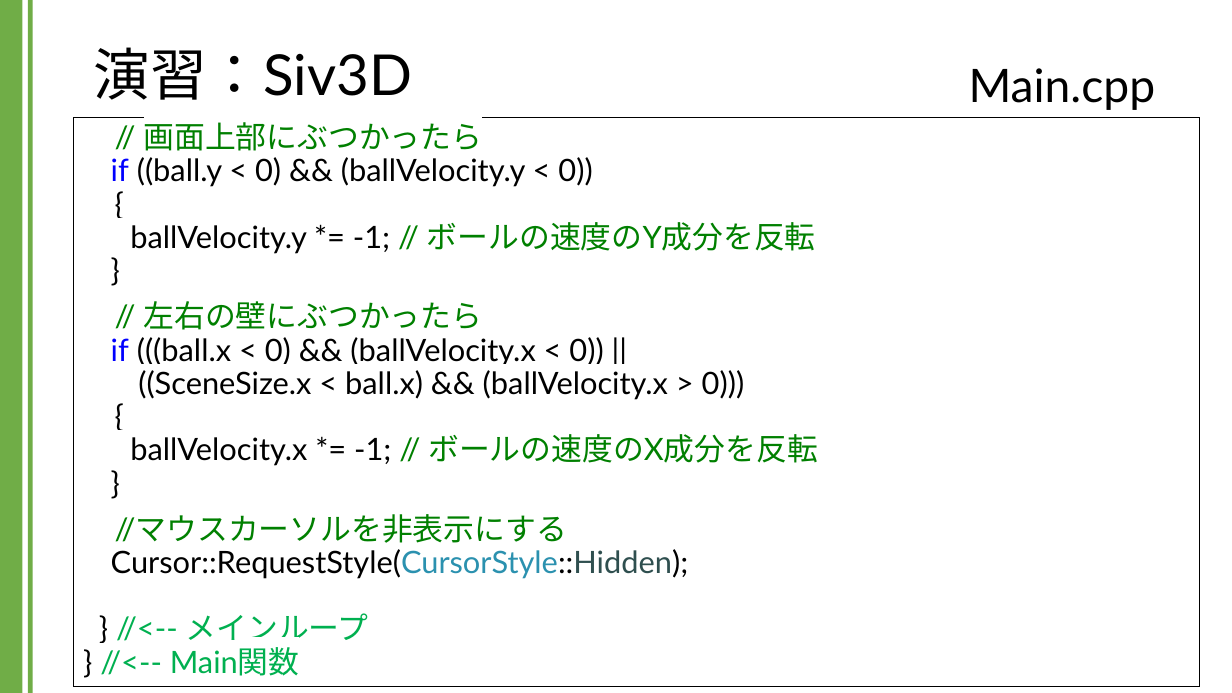
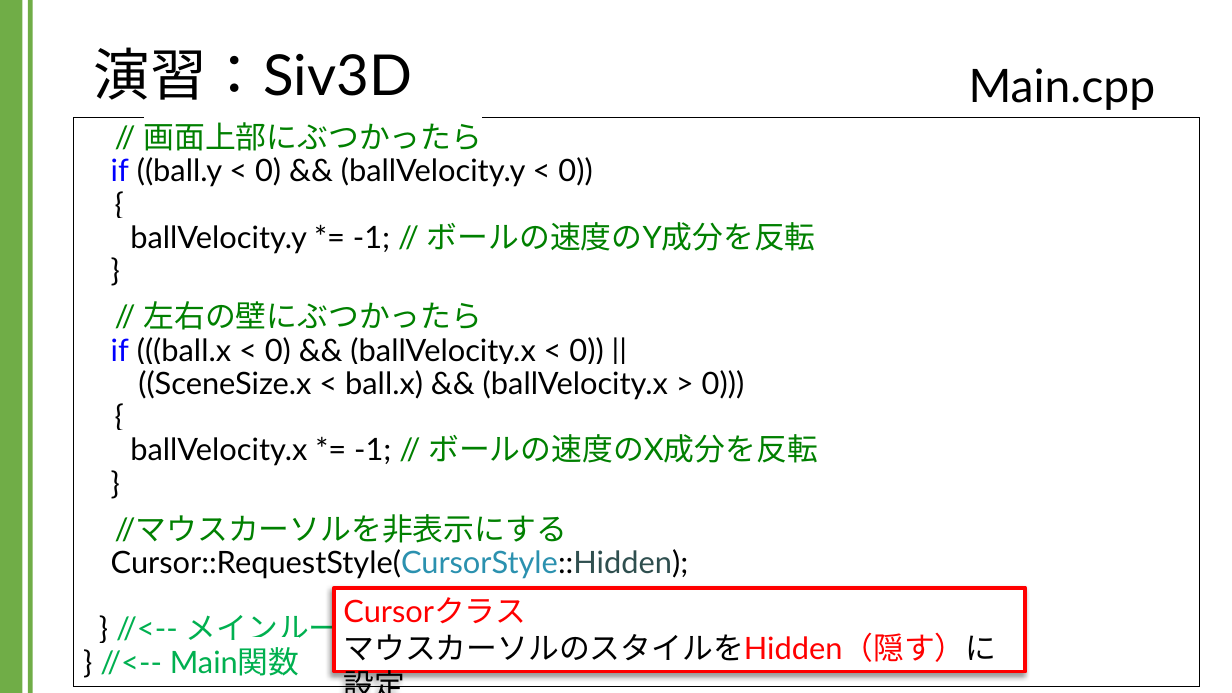
Before and after one commit to kic-murata/cpp2024, a slide deck: slide 32 of 授業資料/演習課題：Siv3D.pptx. Drawn at 1232x693 pixels with LibreOffice and Linux fonts; fonts in the diff are those of the drawing; background and template pictures are left out. Boxes give left, top, right and bottom in pixels: in the first picture for what was removed or moved away, otherwise in the second. Text is boxed around its words. In the diff, an @@ line names an element or a change of style, - is before the commit and + after.

```diff
--- a/授業資料/演習課題：Siv3D.pptx
+++ b/授業資料/演習課題：Siv3D.pptx
@@ rectangle added at (335,588,1026,672), fill #FFFFFF, outline #FF0000 3 pt, 24 pt, text #FF0000 @@
+Cursorクラス
+マウスカーソルのスタイルをHidden（隠す）に設定
```
Also in this commit, not shown: 4 other slides changed, 1 slide added.
